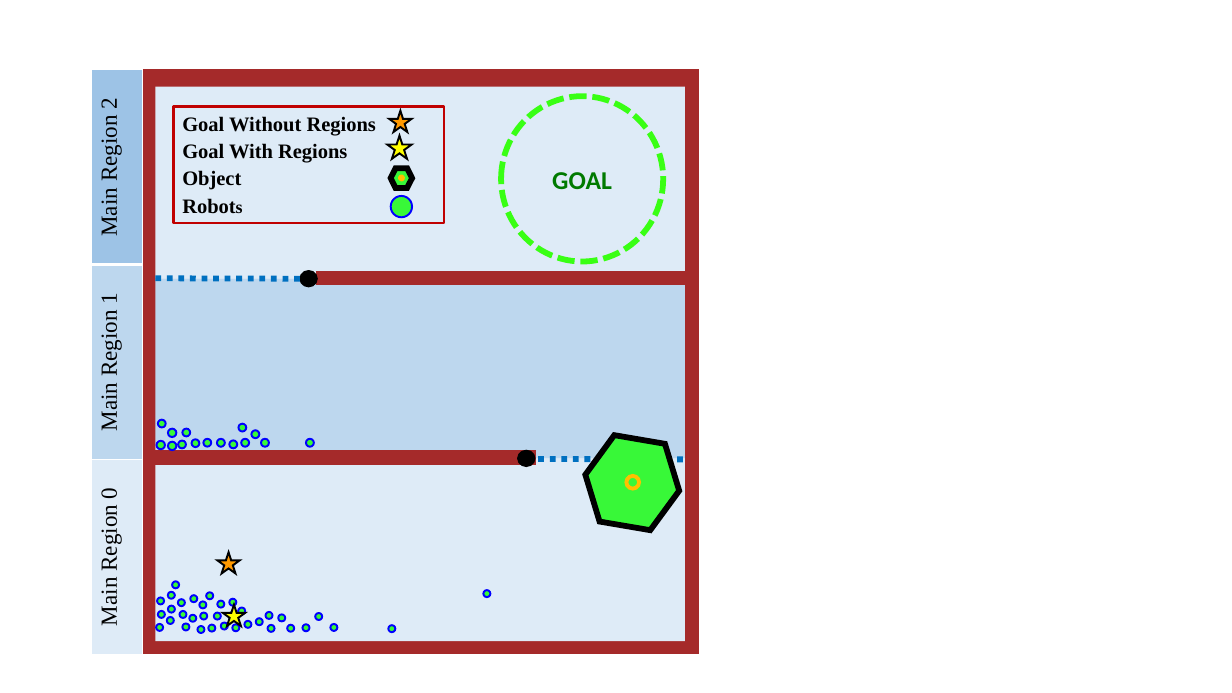
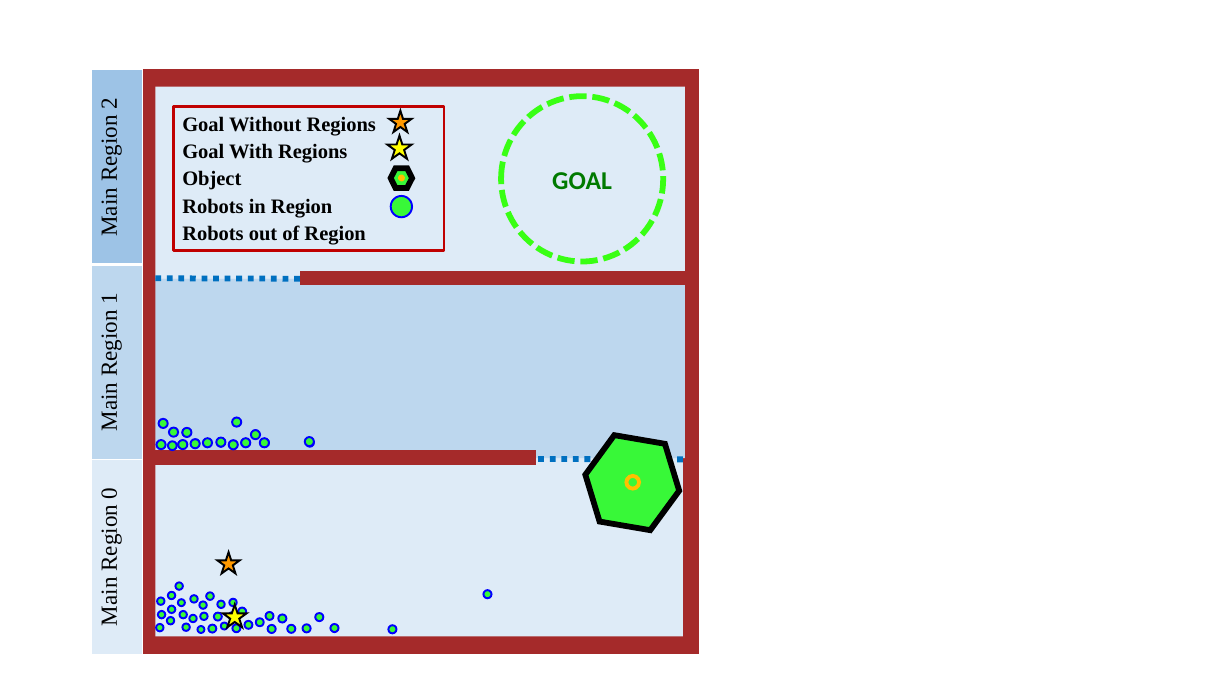
Before and after one commit to aabecker/SwarmControlSandbox, a slide deck: slide 2 of papers/journalSwarmControl/pictures/IJSS Picturesv0.1.pptx. Drawn at 1232x693 pixels with LibreOffice and Linux fonts; fonts in the diff are those of the drawing. Boxes give left, top, right and bottom in pixels: in the first picture for what was removed or moved away, otherwise in the second. Text is boxed around its words. In the diff, an @@ line names an element or a change of style, - is before the commit and + after.

```diff
--- a/papers/journalSwarmControl/pictures/IJSS Picturesv0.1.pptx
+++ b/papers/journalSwarmControl/pictures/IJSS Picturesv0.1.pptx
@@ rectangle "Goal Without Regions": place and size @@
-rectangle "Goal Without Regions" at [173,106,444,223]
+rectangle "Goal Without Regions" at [173,106,444,250]
@@ text in rectangle at [182,198,365,245]: text changed @@
-Robots
+Robots in Region
+Robots out of Region
@@ line moved from (316, 278) - (686, 278) to (300, 278) - (686, 278) @@
@@ ellipse removed at [300,271,318,287] @@
@@ ellipse: place and size @@
-ellipse at [238,424,246,432]
+ellipse at [232,418,241,427]
@@ ellipse added at [178,440,188,449], fill #38F838, outline #0000FF 1.5 pt @@
@@ ellipse added at [190,439,200,448], fill #38F838, outline #0000FF 1.5 pt @@
@@ ellipse added at [260,438,269,447], fill #38F838, outline #0000FF 1.5 pt @@
@@ ellipse added at [305,437,314,446], fill #38F838, outline #0000FF 1.5 pt @@
@@ rectangle: place and size @@
-rectangle at [155,458,685,641]
+rectangle at [155,458,683,637]
@@ ellipse removed at [518,450,535,466] @@
@@ ellipse: place and size @@
-ellipse at [172,581,179,589]
+ellipse at [176,582,183,590]
```
Also in this commit, not shown: 1 other slide changed, 1 slide added, 1 slide removed, 6 other files.
